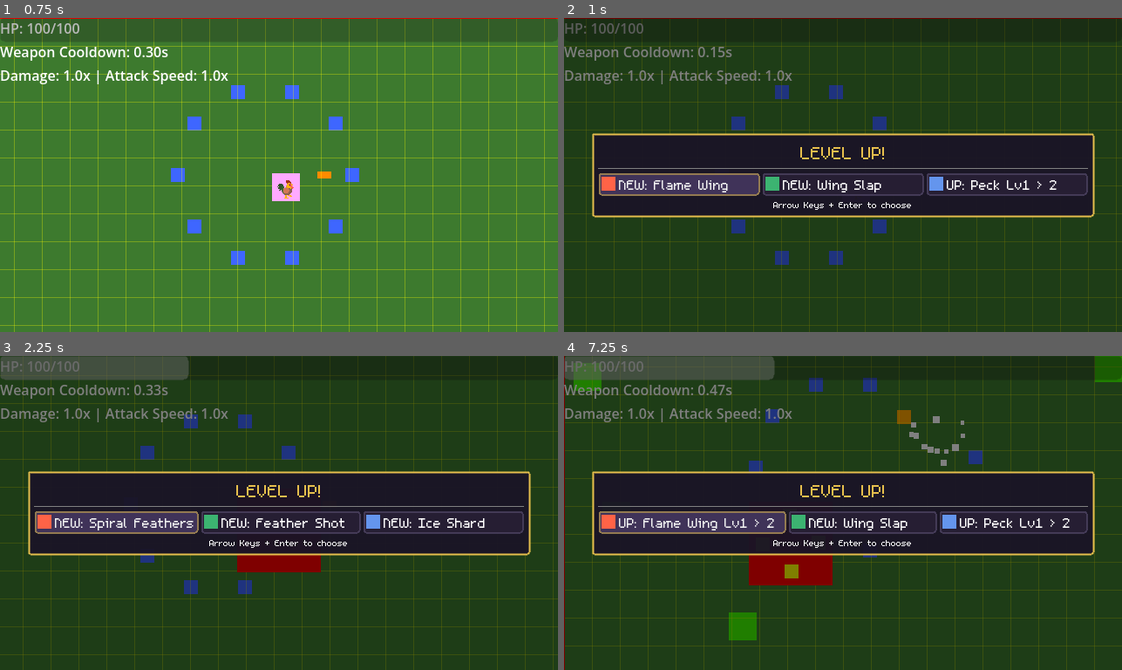
Above: before the commit, frames 1-4 (two rows, left to right).
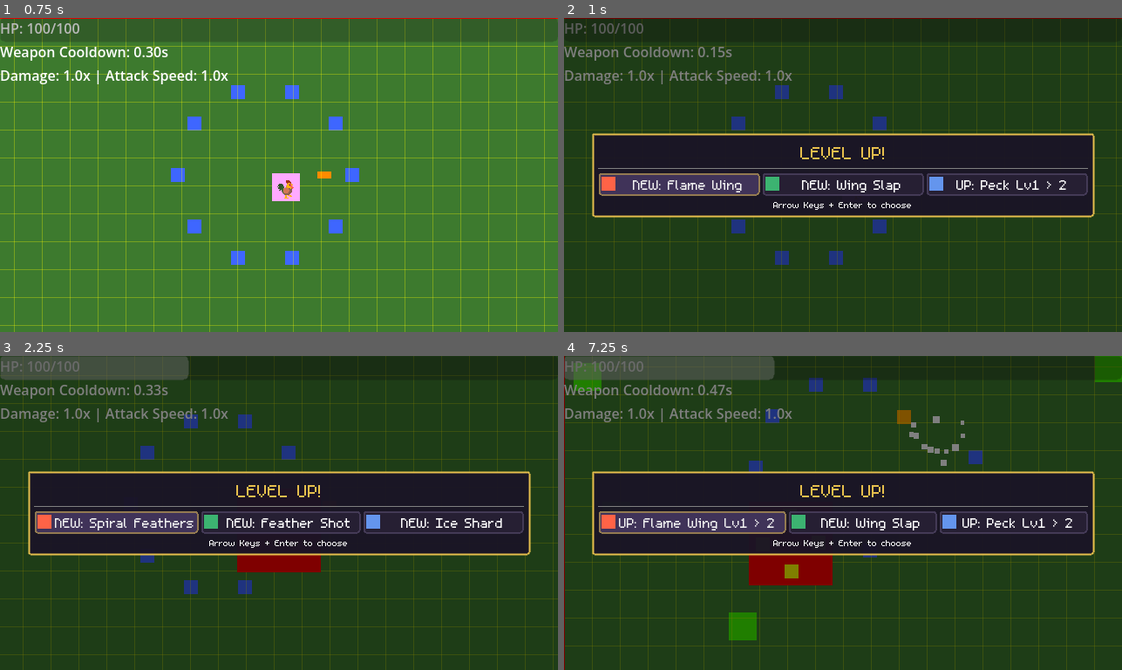
Above: after the commit, the same moments.

Repository: thejoshyee/sarimanok-game
Game: Godot game, scene res://main.tscn
Two runs of this game, one before a commit and one after it. Both use one fixed random seed, a clock stepped at 60 frames per second and the inputs below.
Inputs:
- Up to frame 1 (0.75 s): tap Enter (ui_accept) at 0.5 s; hold Right (move_right) from 0.53 s (still down); hold 1 from 0.53 s (still down)
- Up to frame 2 (1 s): keep holding Right (move_right); keep holding 1; tap Enter (ui_accept) at 0.77 s
- Up to frame 3 (2.25 s): release Right (move_right) at 1.25 s; release 1 at 1.25 s; click "NEW: Flame Wing" at 1.25 s; hold S (move_down) from 2.03 s (still down); tap 2 at 2.1 s
- Up to frame 4 (7.25 s): tap Enter (ui_accept) at 2.27, 3.77, 4.52, 6.02 s; release S (move_down) at 2.78 s; hold Right (move_right) 2.78-3.53 s; hold 3 2.78-3.53 s; hold Up (move_up) 3.53-4.28 s; tap R at 3.6 s; hold A (move_left) 4.28-5 s; tap P at 4.35 s; click "NEW: Ice Shard" at 5 s; hold A (move_left) 5.78-6.53 s; tap 4 at 5.85 s; hold S (move_down) from 6.53 s (still down); tap 5 at 6.6 s

Frame 1 is identical in both runs. In frame 2, 1.0% of the frame differs, in the area x 9-90%, y 51-56%; in frame 3, 0.7%; in frame 4, 0.6%.

Commit message:
refactor(ui): migrate level-up panel styles from code to Theme resource

Diff:
--- a/game/assets/themes/level_up_theme.tres
+++ b/game/assets/themes/level_up_theme.tres
@@ -1,6 +1,22 @@
 [gd_resource type="Theme" format=3 uid="uid://dvk133yfs250h"]
 
 [ext_resource type="FontFile" uid="uid://bffj5qwmsd3nx" path="res://assets/fonts/m5x7.ttf" id="1_xrchr"]
+
+[sub_resource type="StyleBoxFlat" id="StyleBoxFlat_focus1"]
+content_margin_left = 3.0
+content_margin_top = 3.0
+content_margin_right = 3.0
+content_margin_bottom = 3.0
+bg_color = Color(0.2509804, 0.2, 0.34901962, 1)
+border_width_left = 1
+border_width_top = 1
+border_width_right = 1
+border_width_bottom = 1
+border_color = Color(0.9019608, 0.7490196, 0.3019608, 1)
+corner_radius_top_left = 2
+corner_radius_top_right = 2
+corner_radius_bottom_right = 2
+corner_radius_bottom_left = 2
 
 [sub_resource type="StyleBoxFlat" id="StyleBoxFlat_2ed5w"]
 content_margin_left = 3.0
@@ -34,22 +50,6 @@
 corner_radius_bottom_right = 2
 corner_radius_bottom_left = 2
 
-[sub_resource type="StyleBoxFlat" id="StyleBoxFlat_focus1"]
-content_margin_left = 3.0
-content_margin_top = 3.0
-content_margin_right = 3.0
-content_margin_bottom = 3.0
-bg_color = Color(0.2509804, 0.2, 0.34901962, 1)
-border_width_left = 1
-border_width_top = 1
-border_width_right = 1
-border_width_bottom = 1
-border_color = Color(0.9019608, 0.7490196, 0.3019608, 1)
-corner_radius_top_left = 2
-corner_radius_top_right = 2
-corner_radius_bottom_right = 2
-corner_radius_bottom_left = 2
-
 [sub_resource type="StyleBoxFlat" id="StyleBoxFlat_press1"]
 content_margin_left = 3.0
 content_margin_top = 3.0
@@ -66,6 +66,22 @@
 corner_radius_bottom_right = 2
 corner_radius_bottom_left = 2
 
+[sub_resource type="StyleBoxFlat" id="StyleBoxFlat_8w4j0"]
+content_margin_left = 8.0
+content_margin_top = 8.0
+content_margin_right = 8.0
+content_margin_bottom = 8.0
+bg_color = Color(0.09985284, 0.07846785, 0.14733289, 0.95000005)
+border_width_left = 2
+border_width_top = 2
+border_width_right = 2
+border_width_bottom = 2
+border_color = Color(0.9019608, 0.7490196, 0.3019608, 1)
+corner_radius_top_left = 2
+corner_radius_top_right = 2
+corner_radius_bottom_right = 2
+corner_radius_bottom_left = 2
+
 [resource]
 default_font = ExtResource("1_xrchr")
 default_font_size = 24
@@ -76,3 +92,4 @@
 Button/styles/hover = SubResource("StyleBoxFlat_2ed5w")
 Button/styles/normal = SubResource("StyleBoxFlat_xrchr")
 Button/styles/pressed = SubResource("StyleBoxFlat_press1")
+PanelContainer/styles/panel = SubResource("StyleBoxFlat_8w4j0")
--- a/game/scenes/ui/level_up_panel.tscn
+++ b/game/scenes/ui/level_up_panel.tscn
@@ -30,6 +30,8 @@
 
 [node name="LevelUpLabel" type="Label" parent="PanelContainer/VBoxContainer" unique_id=767591494]
 layout_mode = 2
+theme_override_colors/font_color = Color(0.9019608, 0.7490196, 0.3019608, 1)
+theme_override_font_sizes/font_size = 32
 text = "LEVEL UP!"
 horizontal_alignment = 1
 
@@ -56,5 +58,6 @@
 
 [node name="ClickToChooseLabel" type="Label" parent="PanelContainer/VBoxContainer" unique_id=565401826]
 layout_mode = 2
+theme_override_font_sizes/font_size = 16
 text = "Arrow Keys + Enter to choose"
 horizontal_alignment = 1
--- a/game/scripts/ui/level_up_panel.gd
+++ b/game/scripts/ui/level_up_panel.gd
@@ -18,58 +18,6 @@
 	$PanelContainer/VBoxContainer/HBoxContainer/UpgradeOption1.pressed.connect(_on_option_selected.bind(1))
 	$PanelContainer/VBoxContainer/HBoxContainer/UpgradeOption2.pressed.connect(_on_option_selected.bind(2))
 	$PanelContainer/VBoxContainer/HBoxContainer/UpgradeOption3.pressed.connect(_on_option_selected.bind(3))
-
-
-	# --- Pixel font theme setup ---
-	var font = load("res://assets/fonts/m5x7.ttf")
-
-	# Panel background style
-	var panel_style = StyleBoxFlat.new()
-	panel_style.bg_color = Color(0.1, 0.08, 0.15, 0.95)  # Dark purple, nearly opaque
-	panel_style.border_color = Color(0.9, 0.75, 0.3)       # Gold border (Sarimanok colors)
-	panel_style.set_border_width_all(2)
-	panel_style.set_corner_radius_all(2)
-	panel_style.set_content_margin_all(8)
-	$PanelContainer.add_theme_stylebox_override("panel", panel_style)
-
-	# Apply pixel font to labels with size hierarchy: title > buttons > hint
-	$PanelContainer/VBoxContainer/LevelUpLabel.add_theme_font_override("font", font)
-	$PanelContainer/VBoxContainer/LevelUpLabel.add_theme_font_size_override("font_size", 32)
-	$PanelContainer/VBoxContainer/ClickToChooseLabel.add_theme_font_override("font", font)
-	$PanelContainer/VBoxContainer/ClickToChooseLabel.add_theme_font_size_override("font_size", 16)
-
-	# Title gets gold color
-	$PanelContainer/VBoxContainer/LevelUpLabel.add_theme_color_override("font_color", Color(0.9, 0.75, 0.3))
-
-	# Button styles
-	var btn_normal = StyleBoxFlat.new()
-	btn_normal.bg_color = Color(0.15, 0.12, 0.2)
-	btn_normal.border_color = Color(0.4, 0.35, 0.5)
-	btn_normal.set_border_width_all(1)
-	btn_normal.set_corner_radius_all(2)
-	btn_normal.set_content_margin_all(3)
-
-	var btn_hover = btn_normal.duplicate()
-	btn_hover.bg_color = Color(0.25, 0.2, 0.35)
-	btn_hover.border_color = Color(0.9, 0.75, 0.3)  # Gold highlight on hover
-
-	var btn_focus = btn_hover.duplicate()  # Same as hover for keyboard nav
-
-	var btn_pressed = btn_normal.duplicate()
-	btn_pressed.bg_color = Color(0.35, 0.28, 0.45)
-
-	for btn in [$PanelContainer/VBoxContainer/HBoxContainer/UpgradeOption1,
-				$PanelContainer/VBoxContainer/HBoxContainer/UpgradeOption2,
-				$PanelContainer/VBoxContainer/HBoxContainer/UpgradeOption3]:
-		btn.add_theme_font_override("font", font)
-		btn.add_theme_font_size_override("font_size", 24)
-		btn.add_theme_color_override("font_color", Color.WHITE)
-		btn.add_theme_color_override("font_hover_color", Color(0.9, 0.75, 0.3))
-		btn.alignment = HORIZONTAL_ALIGNMENT_LEFT
-		btn.add_theme_stylebox_override("normal", btn_normal)
-		btn.add_theme_stylebox_override("hover", btn_hover)
-		btn.add_theme_stylebox_override("focus", btn_focus)
-		btn.add_theme_stylebox_override("pressed", btn_pressed)
 
 
 # Placeholder: generates a solid-color 16x16 square icon.
